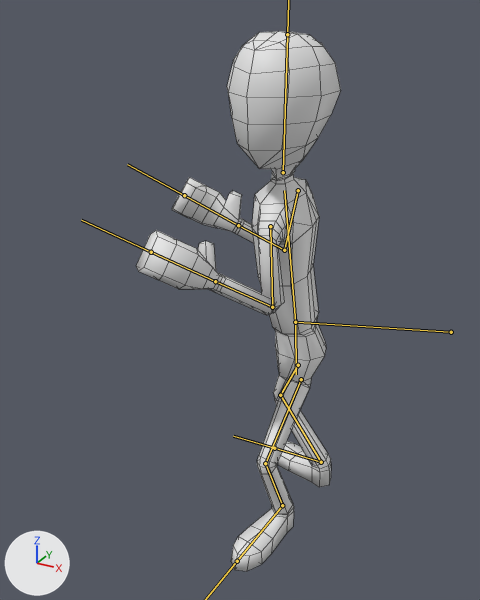
A saved change to the FBX model UnityProject/Assets/Raw/Graphics/Models/FBX/Actor.fbx.
Camera for both pictures: a 50 mm lens placed at (0.00682, -0.01682, 0.01497), pointed at (-0.00143, -0.00182, 0.00747). Every picture has the same lights, and +X, +Y and +Z are marked at lower left. Both versions are drawn at frame 31 of the action 'Armature|Idle'; the numbers are the values there. The bones that bend it are drawn over the model as lines. Mesh edges are drawn as thin lines.

In view in the first picture: 'Actor'.
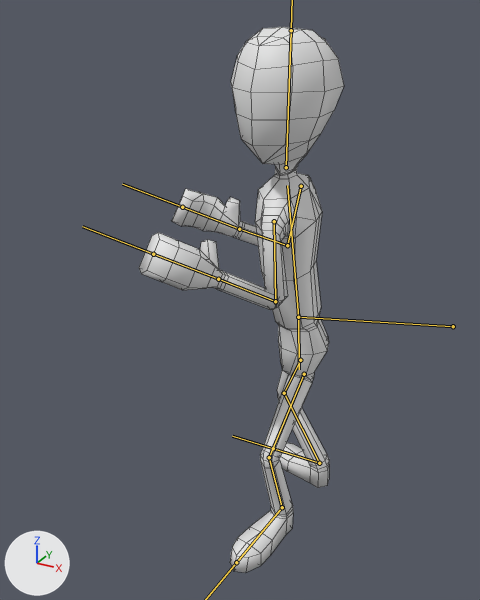
What differs and where, as boxes (x1, y1, x2, y2) in the pictures (480 x 600 px):
```json
{"object": "Actor", "change": "posed", "before": [136, 31, 341, 571], "after": [139, 27, 344, 573]}
{"bone": "Root", "before": "(451, 332) to (295, 322)", "after": "(453, 326) to (298, 317)"}
{"bone": "LowerArm.R", "before": "(284, 250) to (238, 225)", "after": "(287, 245) to (239, 229)"}
{"bone": "LowerArm.L", "before": "(272, 307) to (215, 281)", "after": "(275, 301) to (218, 279)"}
{"bone": "UpperLeg.R", "before": "(298, 365) to (280, 395)", "after": "(300, 360) to (284, 393)"}
{"bone": "LowerLeg.R", "before": "(280, 395) to (321, 462)", "after": "(284, 393) to (319, 463)"}
{"bone": "LowerLeg.L", "before": "(265, 463) to (282, 505)", "after": "(269, 457) to (282, 507)"}
{"bone": "Foot.L", "before": "(282, 505) to (237, 561)", "after": "(282, 507) to (236, 562)"}
```

Edits to the scene script, one JSON object a line:
```json
{"block": "bone_root", "where": "bone_root = bpy.data.objects['Armature'].pose.bones['Root']"}
{"op": "set", "path": "bone_root.location", "old": "(0.402, 0.403, 0.093)", "new": "(0.402, 0.384, 0.085)"}
{"block": "bone_lowerarm_r", "where": "bone_lowerarm_r = bpy.data.objects['Armature'].pose.bones['LowerArm.R']  # child of 'UpperArm.R'"}
{"op": "set", "path": "bone_lowerarm_r.rotation_quaternion", "old": "(0.551, -0.313, -0.046, 0.772)", "new": "(0.58, -0.276, -0.141, 0.754)", "note": "degrees (-27, 26, 103) -> degrees (-33, 15, 100)"}
{"block": "bone_lowerarm_l", "where": "bone_lowerarm_l = bpy.data.objects['Armature'].pose.bones['LowerArm.L']  # child of 'UpperArm.L'"}
{"op": "set", "path": "bone_lowerarm_l.rotation_quaternion", "old": "(0.474, -0.395, -0.128, 0.777)", "new": "(0.48, -0.37, -0.171, 0.777)", "note": "degrees (-41, 29, 106) -> degrees (-43, 24, 107)"}
{"block": "bone_upperleg_r", "where": "bone_upperleg_r = bpy.data.objects['Armature'].pose.bones['UpperLeg.R']  # child of 'Pelvis'"}
{"op": "set", "path": "bone_upperleg_r.rotation_quaternion", "old": "(0.949, 0.291, 0.012, 0.121)", "new": "(0.954, 0.277, 0.01, 0.112)", "note": "degrees (34, -3, 14) -> degrees (32, -2, 13)"}
{"block": "bone_lowerleg_r", "where": "bone_lowerleg_r = bpy.data.objects['Armature'].pose.bones['LowerLeg.R']  # child of 'UpperLeg.R'"}
{"op": "set", "path": "bone_lowerleg_r.rotation_quaternion", "old": "(0.843, -0.156, 0.225, -0.464)", "new": "(0.852, -0.174, 0.241, -0.432)", "note": "degrees (-29, 14, -61) -> degrees (-31, 15, -58)"}
{"block": "bone_lowerleg_l", "where": "bone_lowerleg_l = bpy.data.objects['Armature'].pose.bones['LowerLeg.L']  # child of 'UpperLeg.L'"}
{"op": "set", "path": "bone_lowerleg_l.rotation_quaternion", "old": "(0.819, 0.119, -0.149, -0.542)", "new": "(0.845, 0.105, -0.149, -0.502)", "note": "degrees (21, -7, -68) -> degrees (19, -8, -63)"}
{"block": "bone_foot_l", "where": "bone_foot_l = bpy.data.objects['Armature'].pose.bones['Foot.L']  # child of 'LowerLeg.L'"}
{"op": "set", "path": "bone_foot_l.rotation_quaternion", "old": "(0.969, 0.243, 0.044, 0.007)", "new": "(0.978, 0.205, 0.037, 0.006)", "note": "degrees (28, 5, 2) -> degrees (24, 4, 2)"}
```
